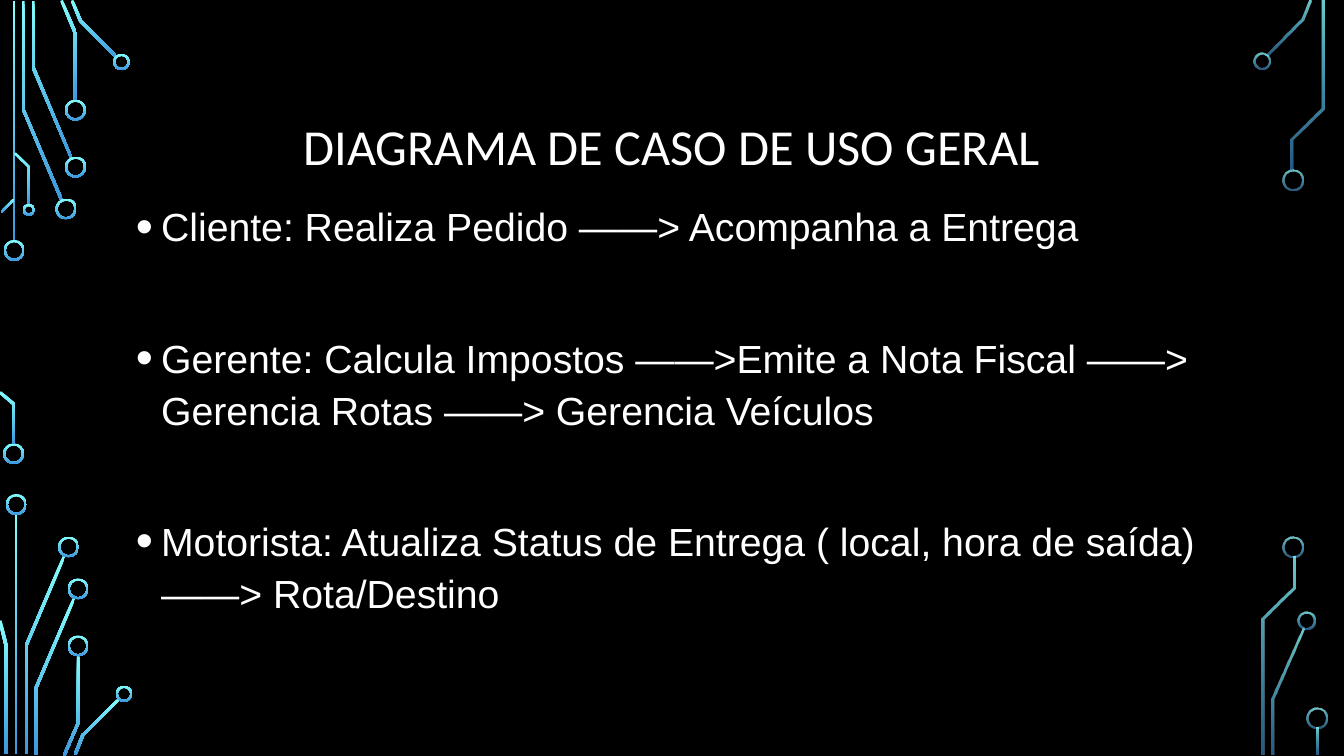
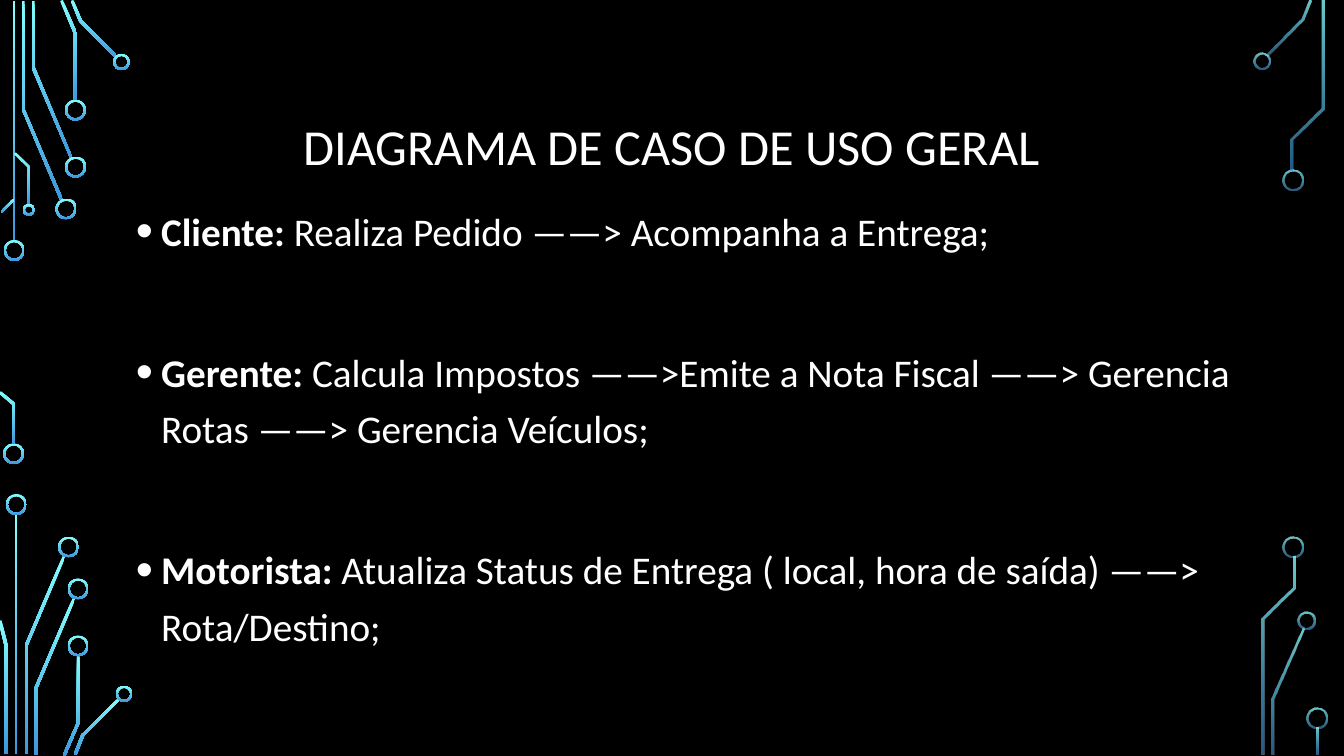
Before and after one commit to solutionsit-developer/Transportadora, a slide deck: slide 8 of transportadora/doc/Gestão de transportadora.pptx. Drawn at 1344x756 pixels with LibreOffice and Linux fonts; fonts in the diff are those of the drawing; background and template pictures are left out. Boxes give left, top, right and bottom in pixels: in the first picture for what was removed or moved away, otherwise in the second. Text is boxed around its words. In the diff, an @@ line names an element or a change of style, - is before the commit and + after.

```diff
--- a/transportadora/doc/Gestão de transportadora.pptx
+++ b/transportadora/doc/Gestão de transportadora.pptx
@@ text at box(161, 218, 1230, 646): text changed; font Arial to Calibri @@
-• Cliente: Realiza Pedido ——> Acompanha a Entrega
-• Gerente: Calcula Impostos ——>Emite a Nota Fiscal ——> Gerencia Rotas ——> Gerencia Veículos
-• Motorista: Atualiza Status de Entrega ( local, hora de saída) ——> Rota/Destino
+• Cliente: Realiza Pedido ——> Acompanha a Entrega;
+• Gerente: Calcula Impostos ——>Emite a Nota Fiscal ——> Gerencia Rotas ——> Gerencia Veículos;
+• Motorista: Atualiza Status de Entrega ( local, hora de saída) ——> Rota/Destino;
```
Also in this commit, not shown: 11 other slides changed, 11 slides added, 9 slides removed.
